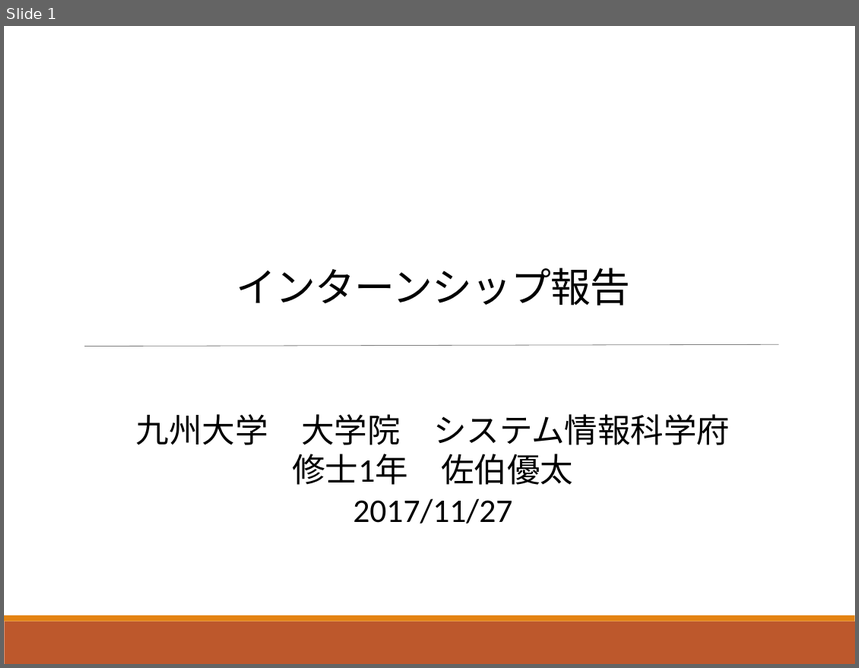
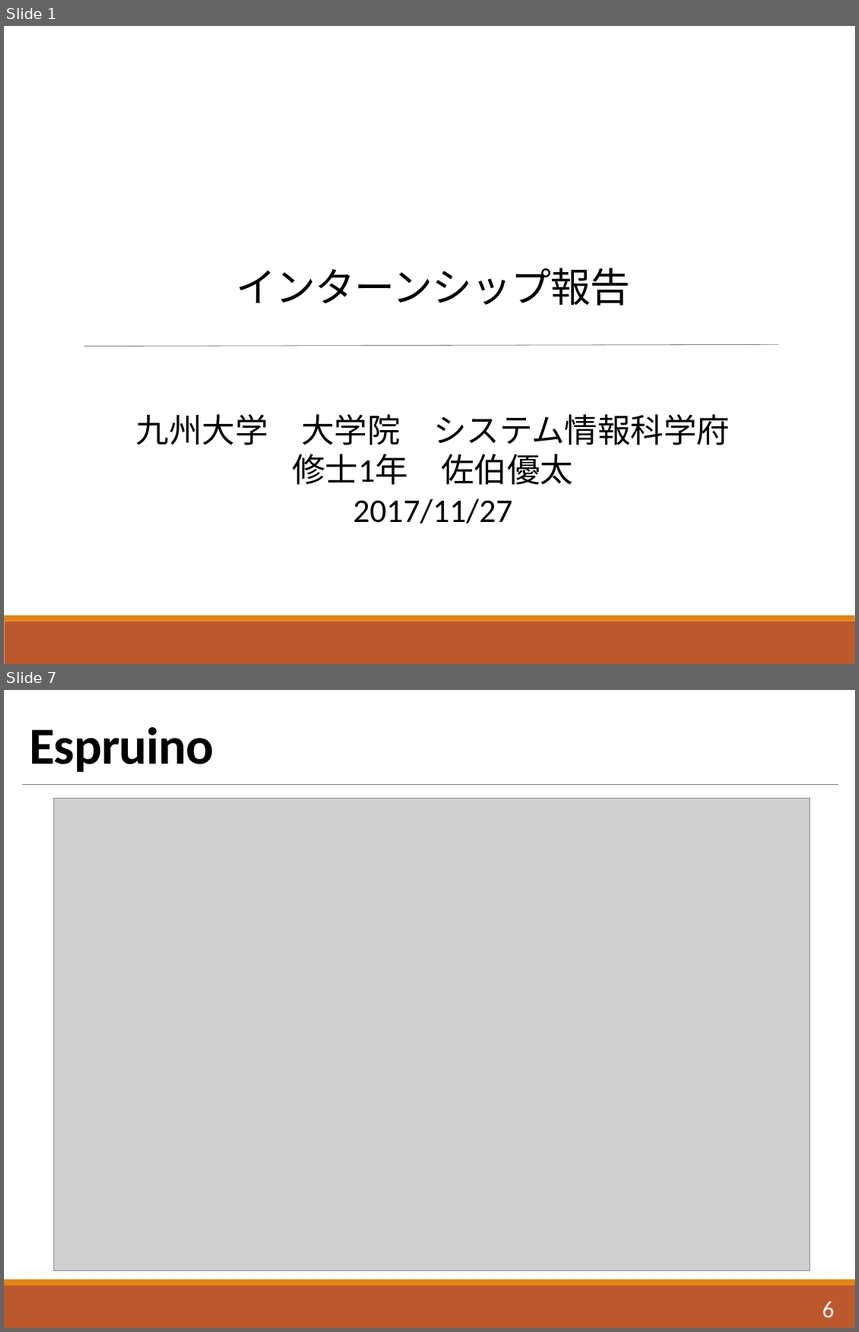
Before and after one commit to Saeki1120/Document, a slide deck: PBL/インターン報告会/インターン報告.pptx. Shown one above the other, each under a label of ours: slide 1 before the commit, slides 1 and 7 after it; the slides between them are not shown. The pictures are 859x668 and 859x1332 pixels, drawn with LibreOffice and Linux fonts; fonts in the diff are those of the drawing; grey boxes stand for pictures. Boxes give left, top, right and bottom in pixels: in the first picture for what was removed or moved away, otherwise in the second. Text is boxed around its words. In the diff, an @@ line names an element or a change of style, - is before the commit and + after.

Commit message:
Paste the image and made the final adjustment

```diff
--- a/PBL/インターン報告会/インターン報告.pptx
+++ b/PBL/インターン報告会/インターン報告.pptx
@@ slide 7 added at (x1=4, y1=690, x2=855, y2=1328), background #FFFFFF; not listed: 1 template element that a slide beside it also shows @@
@@ title added at (x1=29, y1=727, x2=214, y2=772), 44 pt, text #000000, bold @@
+Espruino
@@ line added from (23, 785) to (838, 785), #808080 0.5 pt @@
@@ picture added at (x1=53, y1=798, x2=810, y2=1271) @@
@@ rectangle added at (x1=4, y1=1286, x2=855, y2=1328), fill #BD582C @@
@@ page number added at (x1=823, y1=1302, x2=835, y2=1319), 20 pt, text #FFFFFF @@
+6
```
Also in this commit, not shown: 4 slides changed, 3 other slides added.
